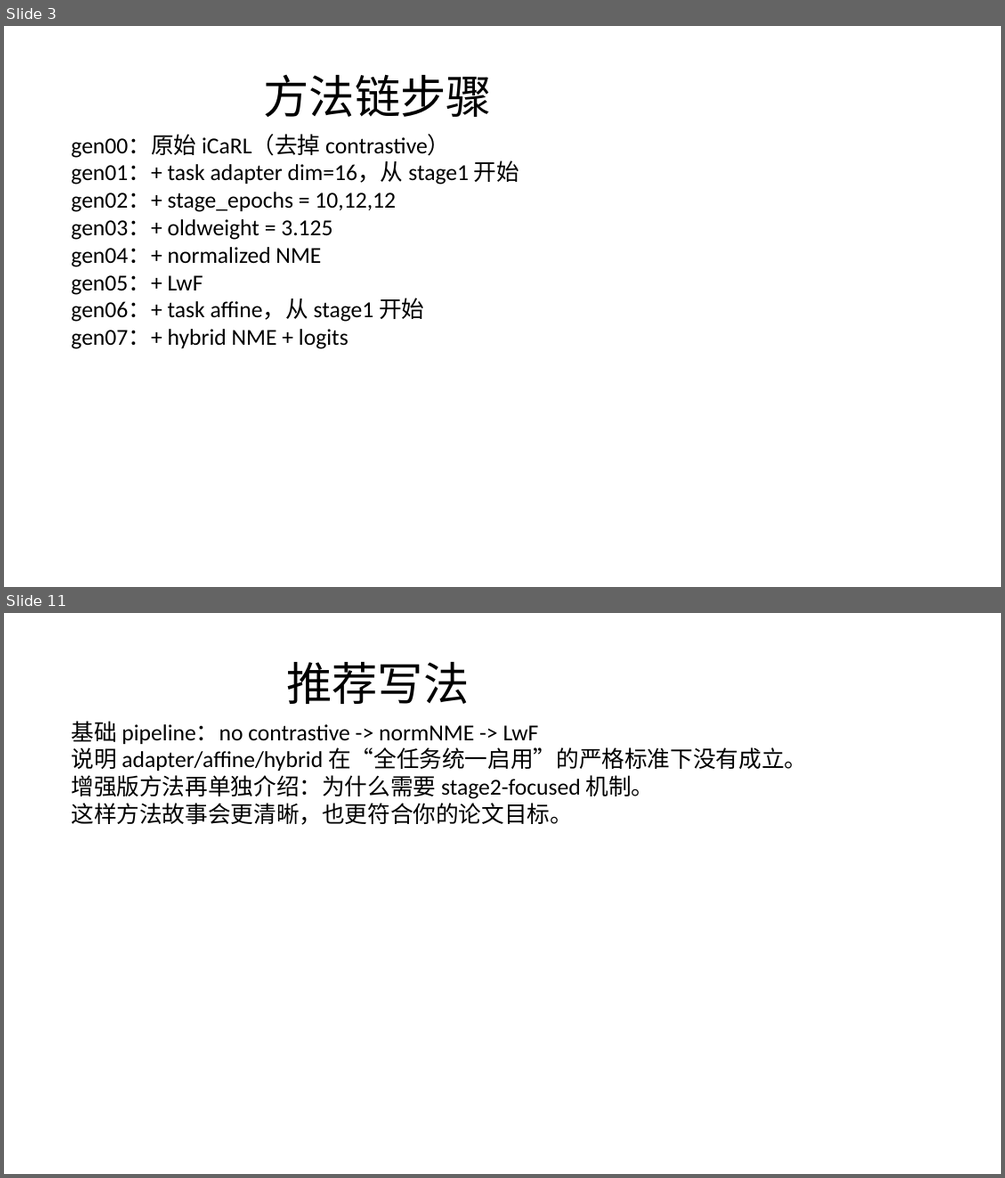
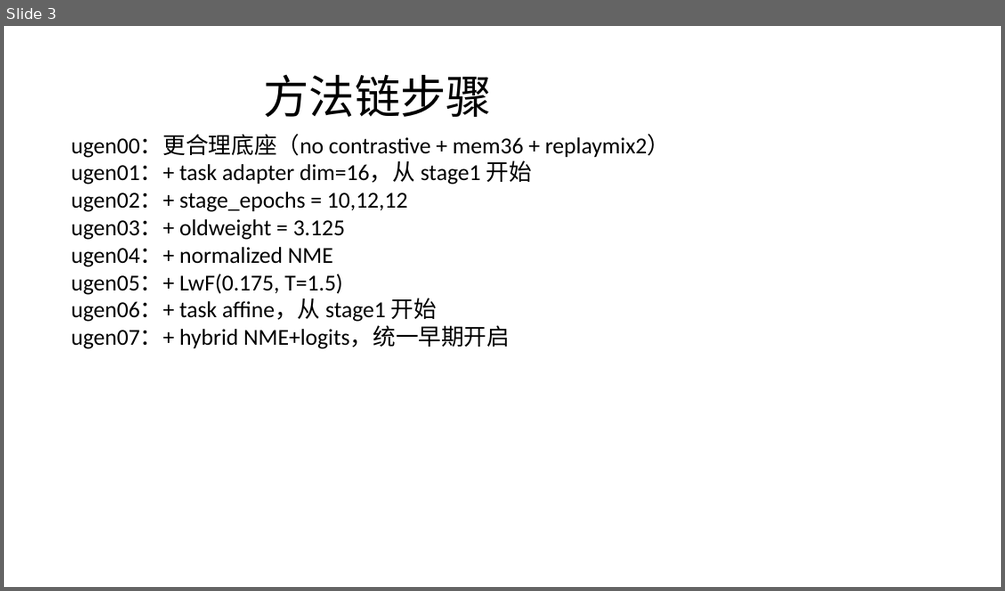
Before and after one commit to DevDreamerCB/iCaRL_codex, a slide deck: research/general_methods_chain_20260323_zh.pptx. Shown one above the other, each under a label of ours: slides 3 and 11 before the commit, slide 3 after it; the slides between them are not shown. The pictures are 1005x1178 and 1005x591 pixels, drawn with LibreOffice and Linux fonts; fonts in the diff are those of the drawing. Boxes give left, top, right and bottom in pixels: in the first picture for what was removed or moved away, otherwise in the second. Text is boxed around its words. In the diff, an @@ line names an element or a change of style, - is before the commit and + after.

Commit message:
Correct universal methods chain with replaymix base

```diff
--- a/research/general_methods_chain_20260323_zh.pptx
+++ b/research/general_methods_chain_20260323_zh.pptx
@@ slide 11 removed at [4,613,1001,1174], background #FFFFFF @@
@@ title removed at [286,662,469,704] @@
-推荐写法
@@ text removed at [71,721,807,825] @@
-基础 pipeline：no contrastive -> normNME -> LwF
-说明 adapter/affine/hybrid 在“全任务统一启用”的严格标准下没有成立。
-增强版方法再单独介绍：为什么需要 stage2-focused 机制。
-这样方法故事会更清晰，也更符合你的论文目标。
@@ slide 3 changed as well @@
@@ text at [71,135,670,349]: text changed @@
-gen00：原始 iCaRL（去掉 contrastive）
-gen01：+ task adapter dim=16，从 stage1 开始
-gen02：+ stage_epochs = 10,12,12
-gen03：+ oldweight = 3.125
-gen04：+ normalized NME
-gen05：+ LwF
-gen06：+ task affine，从 stage1 开始
-gen07：+ hybrid NME + logits
+ugen00：更合理底座（no contrastive + mem36 + replaymix2）
+ugen01：+ task adapter dim=16，从 stage1 开始
+ugen02：+ stage_epochs = 10,12,12
+ugen03：+ oldweight = 3.125
+ugen04：+ normalized NME
+ugen05：+ LwF(0.175, T=1.5)
+ugen06：+ task affine，从 stage1 开始
+ugen07：+ hybrid NME+logits，统一早期开启
```
Also in this commit, not shown: 2 other slides changed, 9 slides added, 7 other slides removed, 6 other files.
